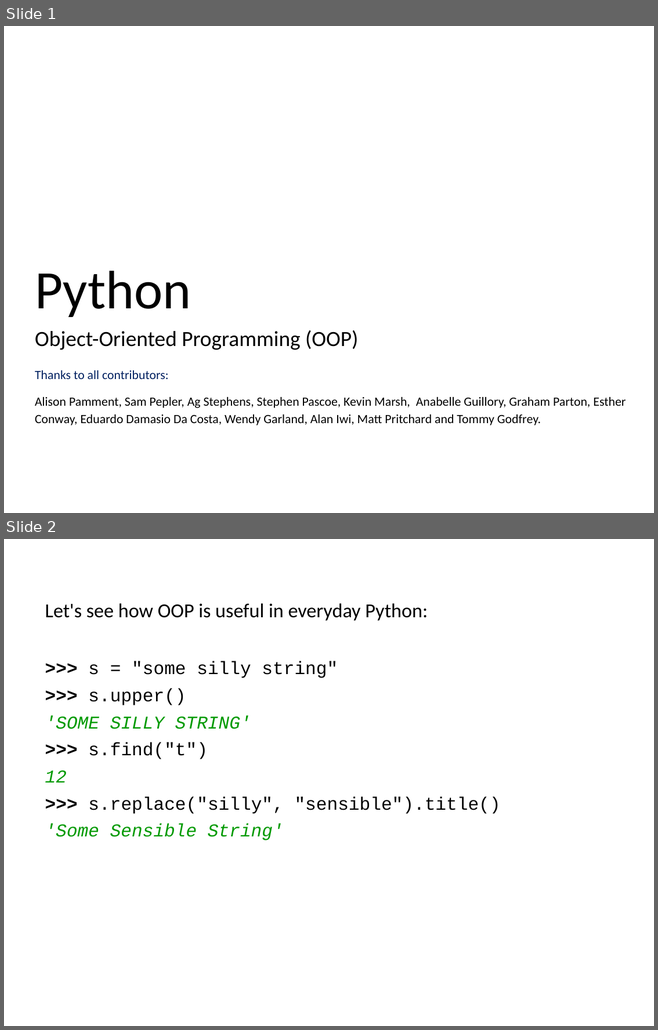
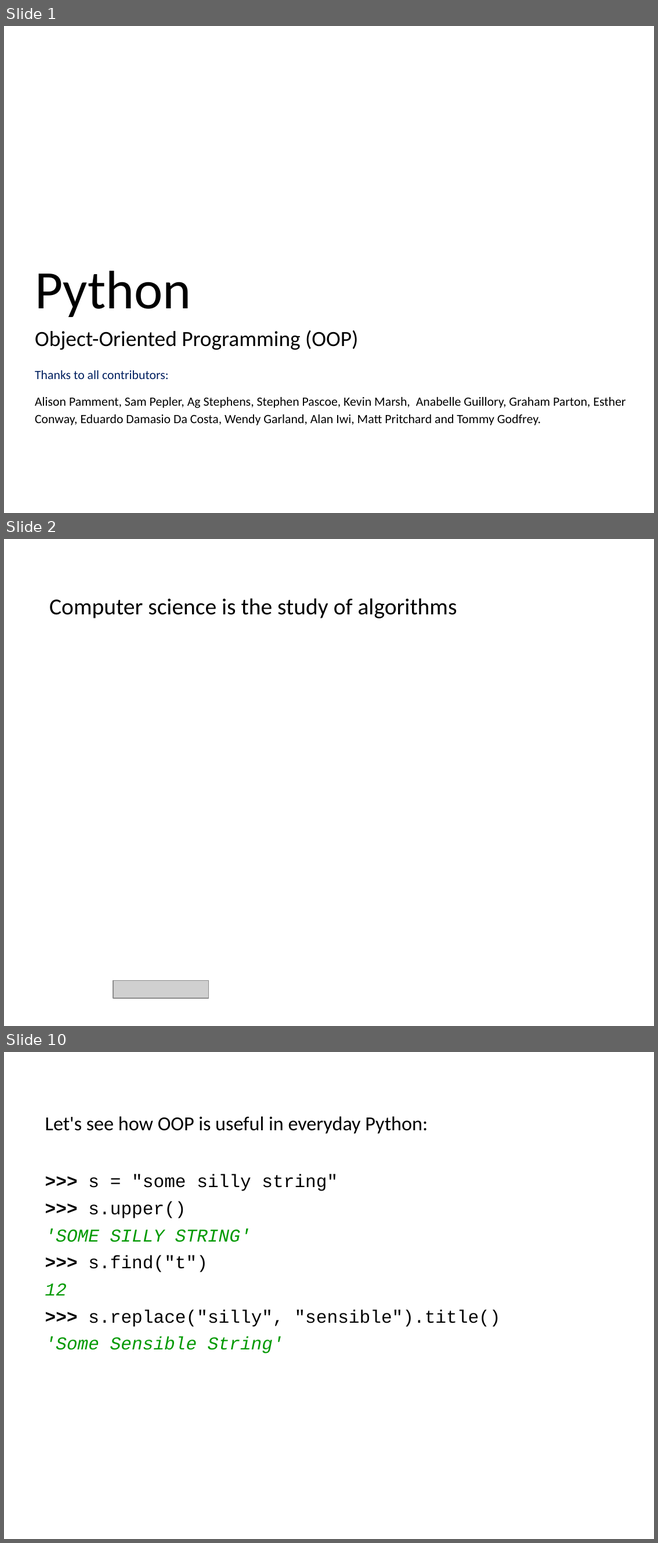
Before and after one commit to ncasuk/ncas-isc, a slide deck: python/presentations/learning_python/22_ceda-oop.pptx. Shown one above the other, each under a label of ours: slides 1 and 2 before the commit, slides 1, 2 and 10 after it; the slides between them are not shown. The pictures are 658x1030 and 658x1543 pixels, drawn with LibreOffice and Linux fonts; fonts in the diff are those of the drawing; grey boxes stand for pictures; background and template pictures are left out. Boxes give left, top, right and bottom in pixels: in the first picture for what was removed or moved away, otherwise in the second. Text is boxed around its words. In the diff, an @@ line names an element or a change of style, - is before the commit and + after.

```diff
--- a/python/presentations/learning_python/22_ceda-oop.pptx
+++ b/python/presentations/learning_python/22_ceda-oop.pptx
@@ slide 2 added at box(4, 539, 654, 1026), background picture (left out) @@
@@ text added at box(49, 598, 457, 618), 25.4 pt, text #000000 @@
+Computer science is the study of algorithms
@@ picture added at box(113, 981, 209, 998) @@
@@ what was slide 2 is now slide 10 @@
```
Also in this commit, not shown: 5 slides changed, 26 other slides added, 1 other file.
